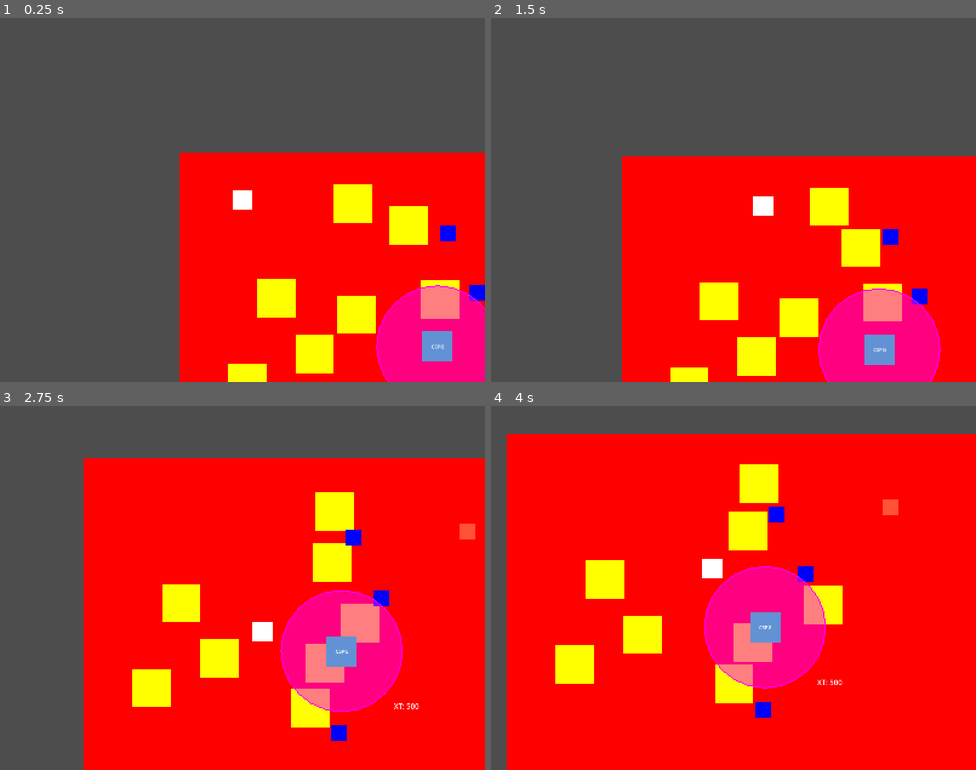
Above: before the commit, frames 1-4 (two rows, left to right).
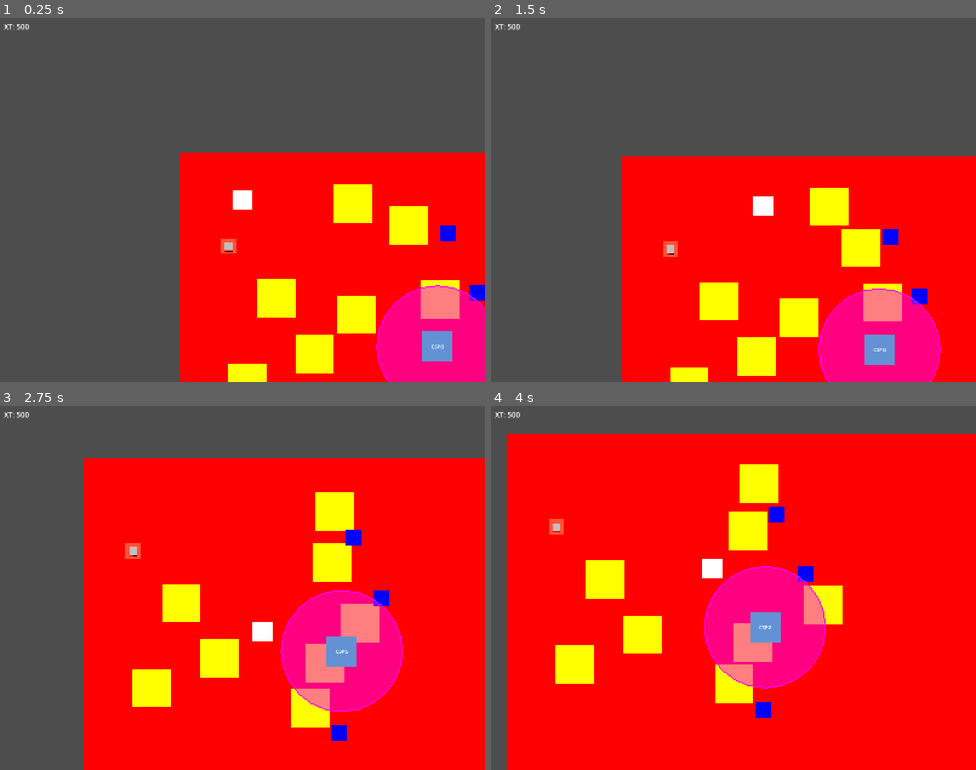
Above: after the commit, the same moments.

Repository: mercurus/espace-from-place
Game: Godot game, scene res://code/core/main_game.tscn
The game is run twice, just before and just after one commit, with the same random seed, the same clock (stepped at 60 frames per second) and the same inputs.
Inputs (mouse positions are in pixels of both pictures, inside the frame that each line leads up to):
- Up to frame 1 (0.25 s): no input
- Up to frame 2 (1.5 s): tap Enter at 0.5 s; move the mouse to (840, 181) at 0.52 s; hold D (move_right) 0.53-1.28 s; tap T (drop_xt_cell) at 0.6, 1.35 s; move the mouse to (636, 218) at 1.27 s; hold S (move_down) from 1.28 s (still down)
- Up to frame 3 (2.75 s): move the mouse to (291, 507) at 2.02 s; release S (move_down) at 2.03 s; hold D (move_right) from 2.03 s (still down); tap T (drop_xt_cell) at 2.1 s
- Up to frame 4 (4 s): move the mouse to (709, 660) at 2.77 s; release D (move_right) at 2.78 s; hold W (move_up) 2.78-3.53 s; tap T (drop_xt_cell) at 2.85, 3.6 s; move the mouse to (879, 642) at 3.52 s; hold A (move_left) from 3.53 s (still down)

The runs differ from the first frame. In frame 1, 0.2% of the frame differs, in the area x 0-49%, y 1-65%; in frame 2, 0.2%; in frame 3, 0.4%, in the area x 0-98%, y 1-84%; in frame 4, 0.4%.

Commit message:
Geyser PG
-finished geyser pg deployment function. added color flash animation per energy charge tick. added mouse hover tooltip after it's been deployed.
-Changed HudLayer to not follow the viewport so it doesn't move with the camera.

Diff:
--- a/code/core/main_game.tscn
+++ b/code/core/main_game.tscn
@@ -7,6 +7,7 @@
 [ext_resource type="PackedScene" uid="uid://dv010x3aa8mas" path="res://code/gameplay/objects/cspg.tscn" id="5_1hokm"]
 [ext_resource type="PackedScene" uid="uid://tcibfcf316d8" path="res://code/gameplay/components/xt_hud.tscn" id="6_pmubr"]
 [ext_resource type="PackedScene" uid="uid://bvvco1vmgtxkf" path="res://code/gameplay/objects/geyser.tscn" id="6_ti5ek"]
+[ext_resource type="PackedScene" uid="uid://cc58qrikbav6y" path="res://code/gameplay/objects/geyser_pg.tscn" id="7_pew57"]
 
 [node name="MainGame" type="Node" unique_id=1234707930]
 script = ExtResource("1_aldqj")
@@ -22,6 +23,7 @@
 offset_right = 1600.0
 offset_bottom = 1200.0
 color = Color(1, 0, 0, 1)
+metadata/_edit_lock_ = true
 
 [node name="EntityRoot" type="Node2D" parent="World" unique_id=1458252498]
 
@@ -67,31 +69,27 @@
 debug = false
 
 [node name="Geyser" parent="World/EntityRoot" unique_id=1579410989 instance=ExtResource("6_ti5ek")]
-position = Vector2(1265, 243)
+position = Vector2(162, 307)
 debug = false
+
+[node name="GeyserPG" parent="World/EntityRoot/Geyser" unique_id=756198849 instance=ExtResource("7_pew57")]
 
 [node name="EffectRoot" type="Node2D" parent="World" unique_id=1556630068]
 
 [node name="HudLayer" type="CanvasLayer" parent="." unique_id=1238801329]
-layer = 5
-follow_viewport_enabled = true
 
 [node name="HudRoot" type="Control" parent="HudLayer" unique_id=828929542]
 process_mode = 1
 z_index = 5
 layout_mode = 3
-anchors_preset = 15
-anchor_right = 1.0
-anchor_bottom = 1.0
-grow_horizontal = 2
-grow_vertical = 2
+anchors_preset = 0
 
 [node name="XtHud" parent="HudLayer/HudRoot" unique_id=317660793 instance=ExtResource("6_pmubr")]
 layout_mode = 0
-offset_left = 1023.0
-offset_top = 803.0
-offset_right = 1232.0
-offset_bottom = 837.0
+offset_left = 13.0
+offset_top = 12.0
+offset_right = 222.0
+offset_bottom = 46.0
 
 [node name="PauseLayer" type="CanvasLayer" parent="." unique_id=215144031]
 
--- a/code/gameplay/objects/geyser.tscn
+++ b/code/gameplay/objects/geyser.tscn
@@ -10,7 +10,7 @@
 debug = true
 gas_remaining = 1000.0
 
-[node name="Building Area" type="CollisionShape2D" parent="." unique_id=457159387]
+[node name="DeployArea" type="CollisionShape2D" parent="." unique_id=457159387]
 shape = SubResource("RectangleShape2D_l6a2e")
 
 [node name="ColorRect" type="ColorRect" parent="." unique_id=1711387861]
--- a/code/gameplay/objects/geyser_pg.gd
+++ b/code/gameplay/objects/geyser_pg.gd
@@ -9,35 +9,44 @@
 @export var deploy_ramp_time: float
 
 @export var xt_tick_charge_amount: int
-@export var xt_tick_time: float
+@export var xt_tick_rate: float
 
-var battery_charge_count: int = 0
+var battery_charge_amount: int = 0
 var is_deployed: bool = false
 
 
 func _ready() -> void:
 	deploy_geyser_pg()
+	$Panel/Label.text = "Battery: %s" % battery_charge_amount
 
 func deploy_geyser_pg():
 	var tween = create_tween()
 
 	progress_bar.visible = true
-	tween.tween_property(progress_bar, "value", 100, 1.0)
+	tween.tween_property(progress_bar, "value", 100, deploy_ramp_time)
 	await tween.finished
 	is_deployed = true
 	progress_bar.visible = false
-	xt_tick.start(xt_tick_time)
+	xt_tick.start(xt_tick_rate)
 
 func charge_battery():
-	battery_charge_count += xt_tick_charge_amount
+	battery_charge_amount += xt_tick_charge_amount
+	if battery_charge_amount >= max_battery_charge:
+		battery_charge_amount = max_battery_charge
+	$Panel/Label.text = "Battery: %s" % battery_charge_amount
+	charge_flash()
+
+func charge_flash():
+	var tween = create_tween()
+
+	tween.tween_property($ColorRect, "color", Color(0.66, 0.66, 1.0, 1), 0.1)
+	tween.tween_property($ColorRect, "color", Color("c3bec0"), 0.1)
 
 
 func _on_mouse_entered() -> void:
 	if is_deployed:
 		$Panel.visible = true
 
-
-
 func _on_mouse_exited() -> void:
 	if is_deployed:
 		$Panel.visible = false
--- a/code/gameplay/objects/geyser_pg.tscn
+++ b/code/gameplay/objects/geyser_pg.tscn
@@ -3,7 +3,7 @@
 [ext_resource type="Script" uid="uid://ifp7houwjlmt" path="res://code/gameplay/objects/geyser_pg.gd" id="1_7rv2k"]
 
 [sub_resource type="RectangleShape2D" id="RectangleShape2D_ywxc3"]
-size = Vector2(14.5, 14.5)
+size = Vector2(25, 25)
 
 [sub_resource type="StyleBoxFlat" id="StyleBoxFlat_qm8uq"]
 bg_color = Color(0, 0, 0, 1)
@@ -12,15 +12,14 @@
 bg_color = Color(1, 0, 0, 1)
 
 [node name="GeyserPG" type="Area2D" unique_id=756198849]
-position = Vector2(81, 64)
 script = ExtResource("1_7rv2k")
 hp = 100
 max_battery_charge = 1000
-deploy_ramp_time = 1.0
+deploy_ramp_time = 5.0
 xt_tick_charge_amount = 10
-xt_tick_time = 2.0
+xt_tick_rate = 2.0
 
-[node name="CollisionShape2D" type="CollisionShape2D" parent="." unique_id=1949363469]
+[node name="Hurtbox" type="CollisionShape2D" parent="." unique_id=1949363469]
 z_index = 2
 position = Vector2(0.75, 0.75)
 shape = SubResource("RectangleShape2D_ywxc3")
@@ -33,15 +32,14 @@
 anchor_top = 0.5
 anchor_right = 0.5
 anchor_bottom = 0.5
-offset_left = -7.5
-offset_top = -7.5
-offset_right = 7.5
-offset_bottom = 7.5
+offset_left = -12.5
+offset_top = -12.5
+offset_right = 12.5
+offset_bottom = 12.5
 grow_horizontal = 2
 grow_vertical = 2
 mouse_filter = 1
 color = Color(0.7647059, 0.74509805, 0.7529412, 1)
-metadata/_edit_use_anchors_ = true
 
 [node name="ProgressBar" type="ProgressBar" parent="ColorRect" unique_id=1979971470]
 layout_mode = 1
@@ -60,21 +58,24 @@
 
 [node name="Panel" type="Panel" parent="." unique_id=1170700048]
 visible = false
-offset_left = 11.0
-offset_top = -55.0
-offset_right = 105.0
-offset_bottom = -7.0
+offset_left = 16.0
+offset_top = -60.0
+offset_right = 126.0
+offset_bottom = -12.0
 size_flags_horizontal = 8
 size_flags_vertical = 8
 
 [node name="Label" type="Label" parent="Panel" unique_id=315914186]
-layout_mode = 0
-offset_right = 93.0
-offset_bottom = 48.0
+layout_mode = 1
+anchors_preset = 15
+anchor_right = 1.0
+anchor_bottom = 1.0
+grow_horizontal = 2
+grow_vertical = 2
 text = "Charge"
 horizontal_alignment = 1
 vertical_alignment = 1
 
-[connection signal="mouse_entered" from="." to="." method="_on_mouse_entered"]
-[connection signal="mouse_exited" from="." to="." method="_on_mouse_exited"]
 [connection signal="timeout" from="XtTick" to="." method="charge_battery"]
+[connection signal="mouse_entered" from="ColorRect" to="." method="_on_mouse_entered"]
+[connection signal="mouse_exited" from="ColorRect" to="." method="_on_mouse_exited"]
